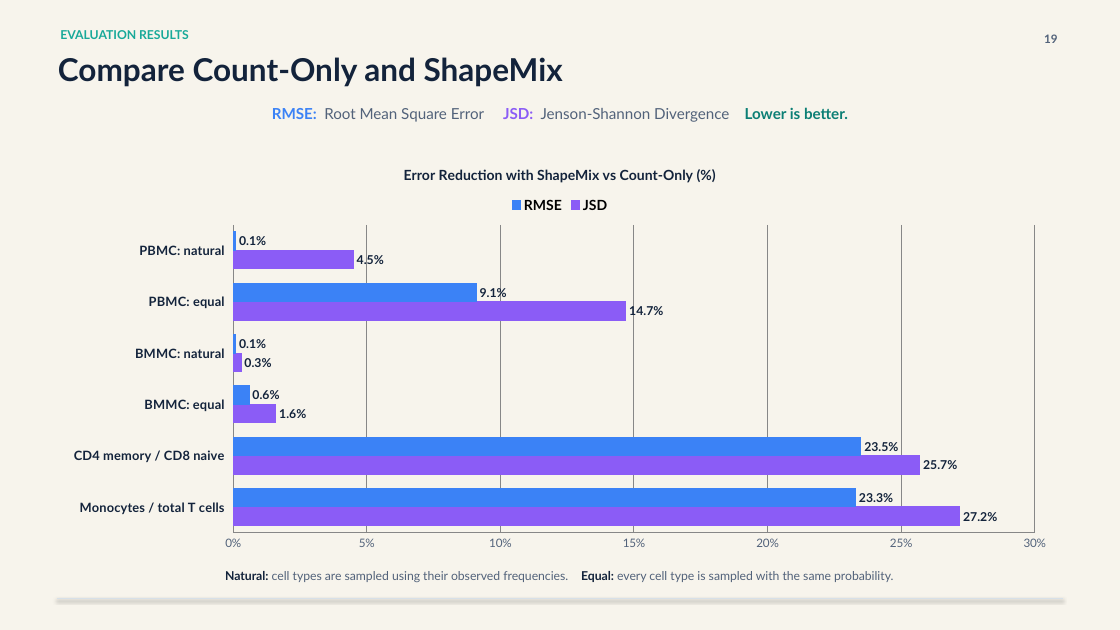
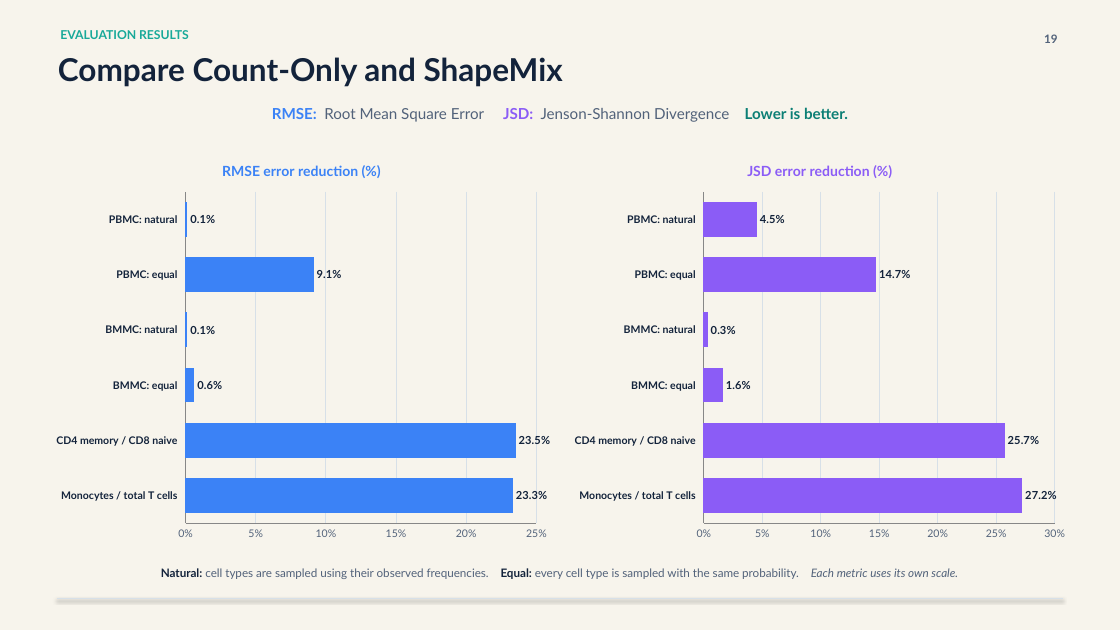
Before and after one commit to ericzhuang2010/deconvATAC, a slide deck: slide 19 of docs/ShapeMix/presentations/ShapeMix_High_School_Research_Deck.pptx. Drawn at 1120x630 pixels with LibreOffice and Linux fonts; fonts in the diff are those of the drawing. Boxes give left, top, right and bottom in pixels: in the first picture for what was removed or moved away, otherwise in the second. Text is boxed around its words. In the diff, an @@ line names an element or a change of style, - is before the commit and + after.

Commit message:
update slides

```diff
--- a/docs/ShapeMix/presentations/ShapeMix_High_School_Research_Deck.pptx
+++ b/docs/ShapeMix/presentations/ShapeMix_High_School_Research_Deck.pptx
@@ bar chart added at bbox=[46, 146, 557, 548] @@
+title "RMSE error reduction (%)"
+categories: Monocytes / total T cells, CD4 memory / CD8 naive, BMMC: equal, BMMC: natural, PBMC: equal, PBMC: natural
+Series 1: 23.3, 23.5, 0.6, 0.1, 9.1, 0.1
@@ bar chart at bbox=[565, 146, 1075, 548] @@
@@ title "Error Reduction with ShapeMix vs Count-Only (%)" to "JSD error reduction (%)" @@
-JSD: 27.2, 25.7, 1.6, 0.3, 14.7, 4.5
+Series 1: 27.2, 25.7, 1.6, 0.3, 14.7, 4.5
@@ data labels of Series 1 changed @@
-RMSE: 23.3, 23.5, 0.6, 0.1, 9.1, 0.1
@@ legend changed @@
@@ category axis changed @@
@@ value axis changed @@
@@ bar spacing changed @@
@@ bar chart: place and size @@
-bar chart at bbox=[54, 150, 1066, 558]
+bar chart at bbox=[565, 146, 1075, 548]
@@ text at bbox=[161, 568, 958, 579]: text changed; size 10.5 to 10 pt @@
-Natural: cell types are sampled using their observed frequencies. Equal: every cell type is sampled with the same probability.
+Natural: cell types are sampled using their observed frequencies. Equal: every cell type is sampled with the same probability. Each metric uses its own scale.
```
Also in this commit, not shown: 2 other files.
